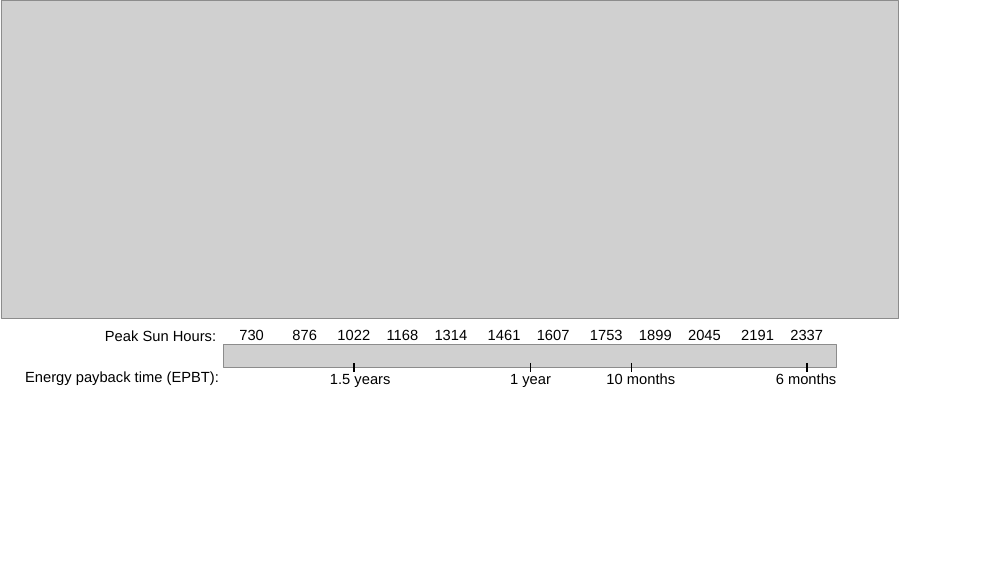
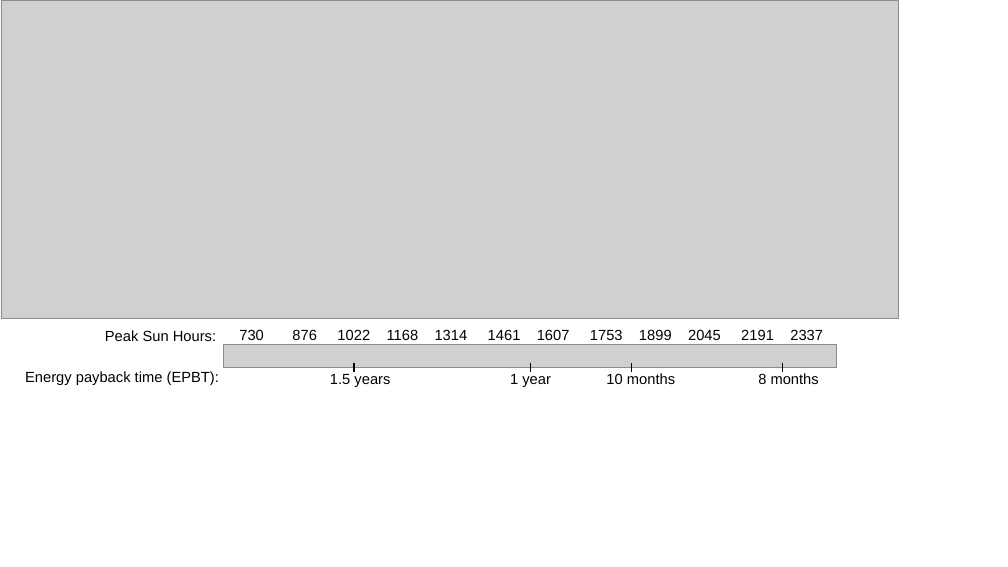
Before and after one commit to martavp/pv-textbook, a slide deck: slide 1 of Figures/Chapter_01/drawings/Fig1.2_radiation_map.pptx. Drawn at 1008x567 pixels with LibreOffice and Linux fonts; fonts in the diff are those of the drawing; grey boxes stand for pictures. Boxes give left, top, right and bottom in pixels: in the first picture for what was removed or moved away, otherwise in the second. Text is boxed around its words. In the diff, an @@ line names an element or a change of style, - is before the commit and + after.

```diff
--- a/Figures/Chapter_01/drawings/Fig1.2_radiation_map.pptx
+++ b/Figures/Chapter_01/drawings/Fig1.2_radiation_map.pptx
@@ text at bbox=[758, 373, 819, 384]: text changed @@
-6 months
+8 months
@@ line moved from (807, 363) - (807, 372) to (783, 363) - (783, 372) @@
```
Also in this commit, not shown: 1 other file.
